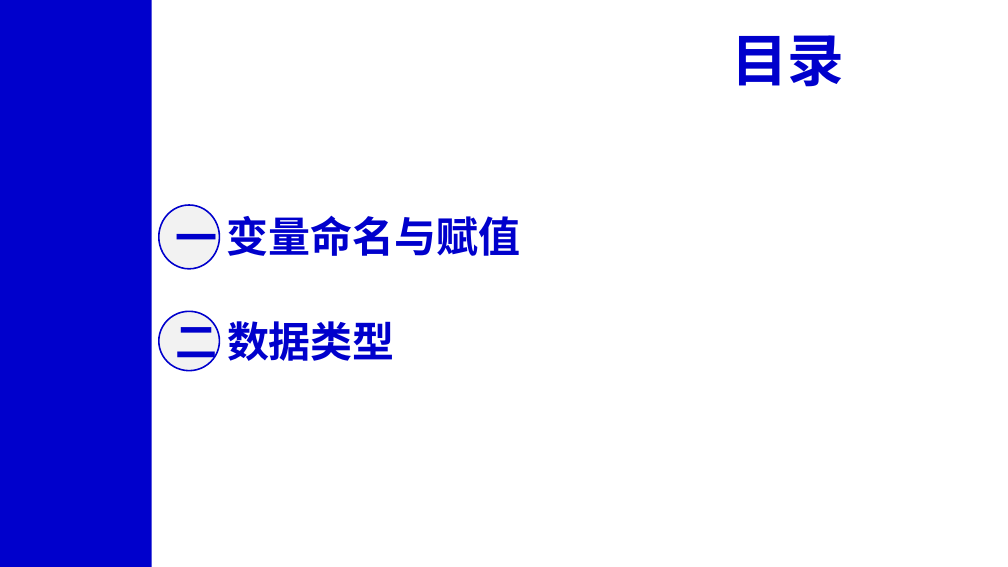
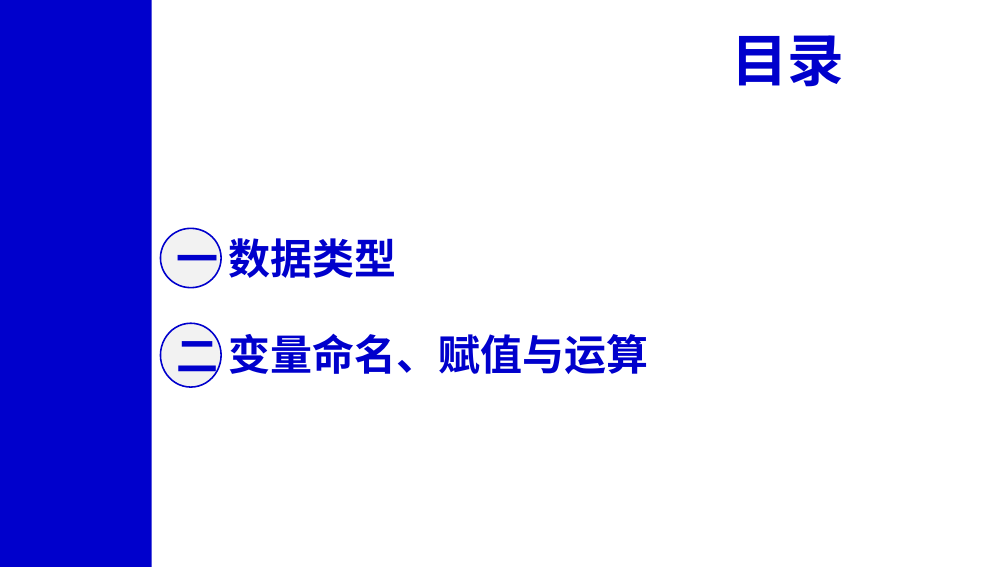
Before and after one commit to xinluo2018/programming-basics, a slide deck: slide 2 of 第2章-变量与数据类型/第2章-变量与数据类型.pptx. Drawn at 1008x567 pixels with LibreOffice and Linux fonts; fonts in the diff are those of the drawing. Boxes give left, top, right and bottom in pixels: in the first picture for what was removed or moved away, otherwise in the second. Text is boxed around its words. In the diff, an @@ line names an element or a change of style, - is before the commit and + after.

```diff
--- a/第2章-变量与数据类型/第2章-变量与数据类型.pptx
+++ b/第2章-变量与数据类型/第2章-变量与数据类型.pptx
@@ ellipse "一": place and size @@
-ellipse "一" at <box>159,205,219,268</box>
+ellipse "一" at <box>160,228,221,288</box>
@@ text "数据类型": place and size @@
-text "数据类型" at <box>227,321,395,361</box>
+text "数据类型" at <box>229,238,397,278</box>
@@ ellipse "二": place and size @@
-ellipse "二" at <box>159,312,219,371</box>
+ellipse "二" at <box>160,324,221,387</box>
@@ text at <box>229,334,649,374</box>: text changed @@
-变量命名与赋值
+变量命名、赋值与运算
```
Also in this commit, not shown: 16 other slides changed, 1 slide added, 10 other files.
